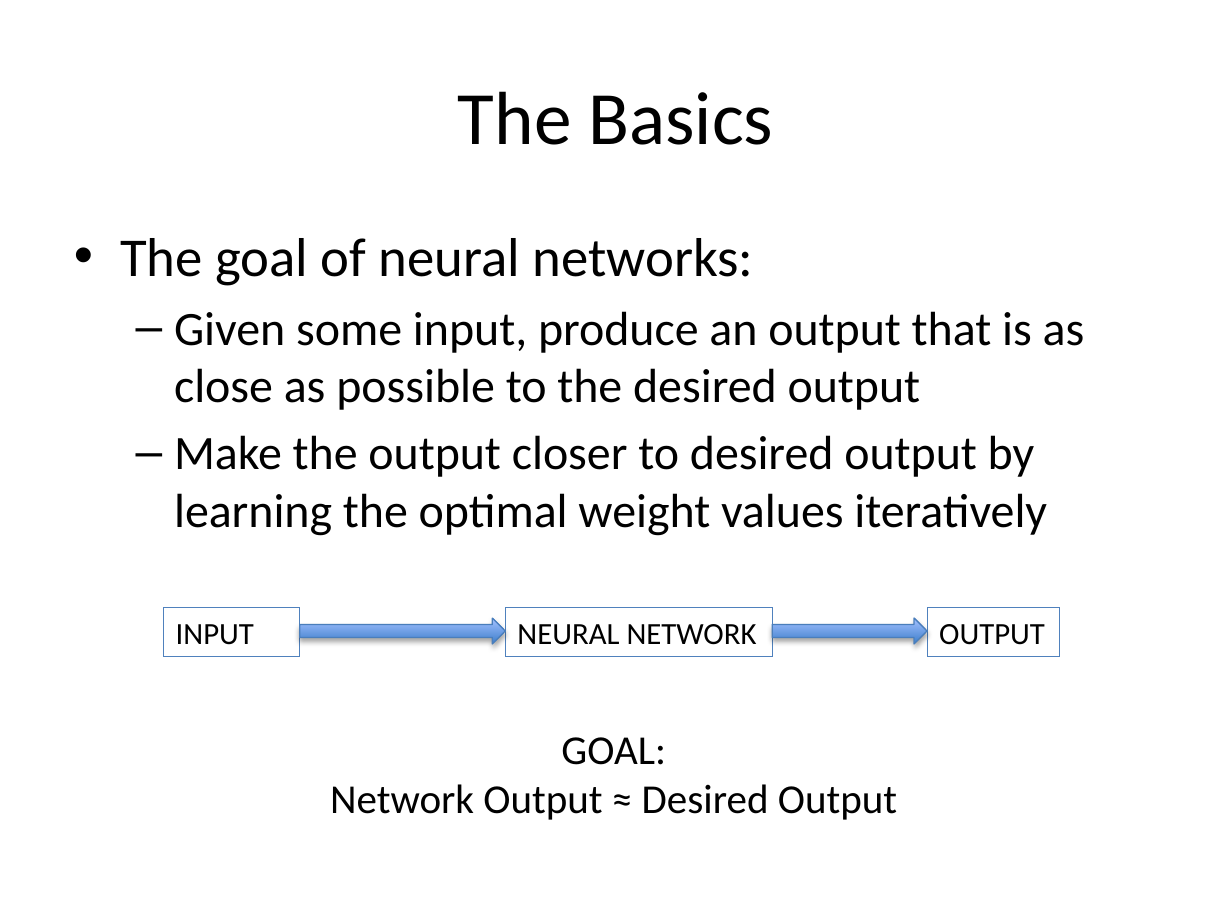
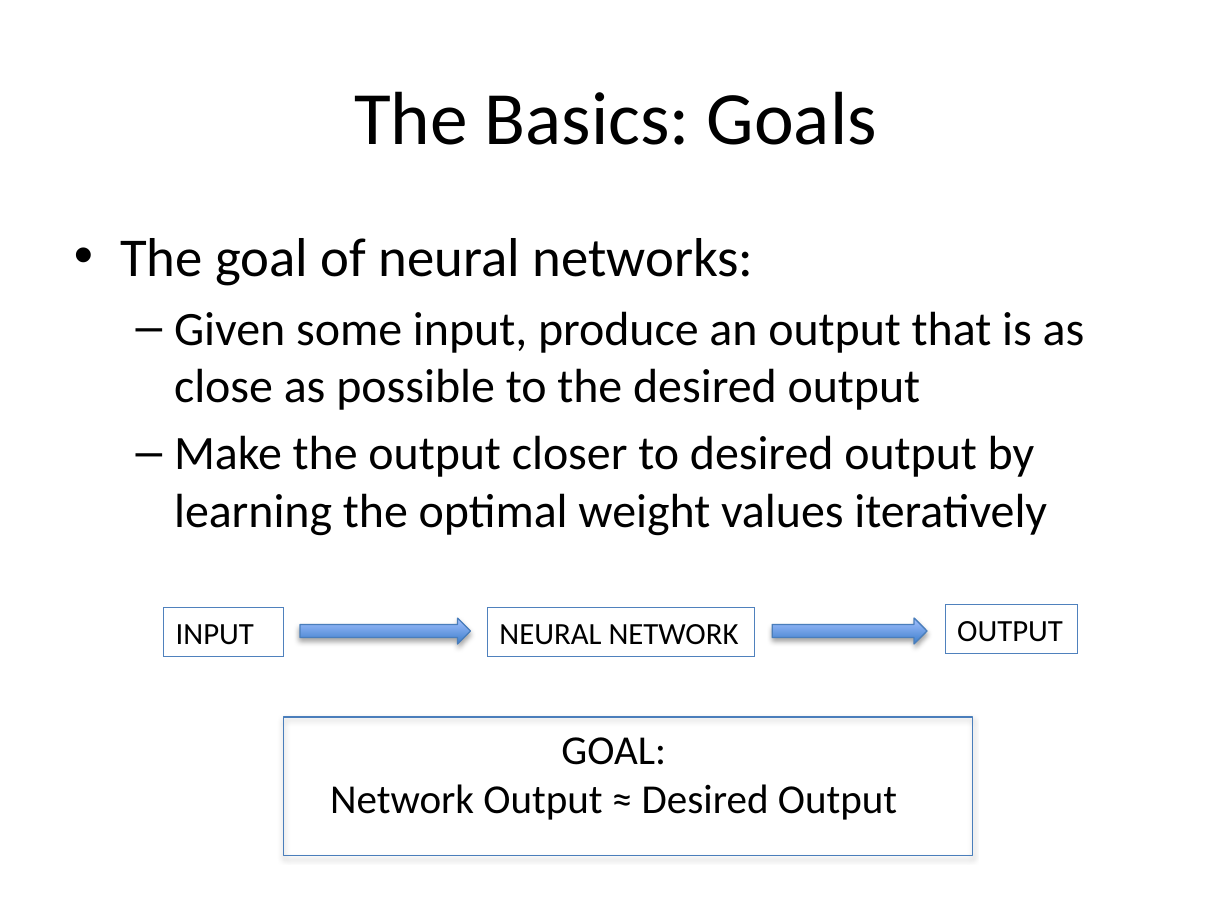
Before and after one commit to dlacombejr/MPCR_demo, a slide deck: slide 5 of aNN_presentation.pptx. Drawn at 1232x924 pixels with LibreOffice and Linux fonts; fonts in the diff are those of the drawing. Boxes give left, top, right and bottom in pixels: in the first picture for what was removed or moved away, otherwise in the second. Text is boxed around its words. In the diff, an @@ line names an element or a change of style, - is before the commit and + after.

```diff
--- a/aNN_presentation.pptx
+++ b/aNN_presentation.pptx
@@ title at (x1=354, y1=91, x2=877, y2=145): text changed @@
-The Basics
+The Basics: Goals
@@ rectangle "INPUT" resized from (x1=164, y1=607, x2=301, y2=657) to (x1=164, y1=607, x2=283, y2=657) @@
@@ right arrow resized from (x1=299, y1=618, x2=505, y2=644) to (x1=299, y1=618, x2=469, y2=644) @@
@@ rectangle "NEURAL NETWORK" moved from (x1=505, y1=607, x2=772, y2=657) to (x1=488, y1=607, x2=755, y2=657) @@
@@ rectangle "OUTPUT" moved from (x1=928, y1=607, x2=1060, y2=657) to (x1=945, y1=605, x2=1077, y2=654) @@
@@ rectangle added at (x1=283, y1=717, x2=972, y2=856), outline #4B7EBC 0.75 pt @@
```
Also in this commit, not shown: 12 other slides changed, 9 slides added, 3 other files.
